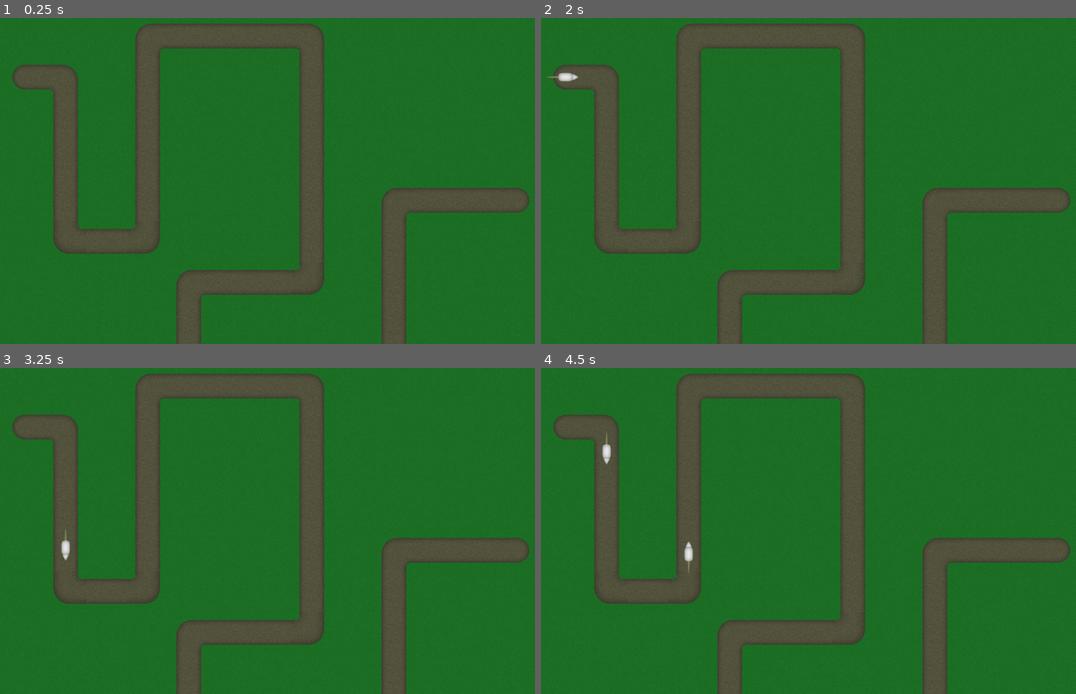
Above: before the commit, frames 1-4 (two rows, left to right).
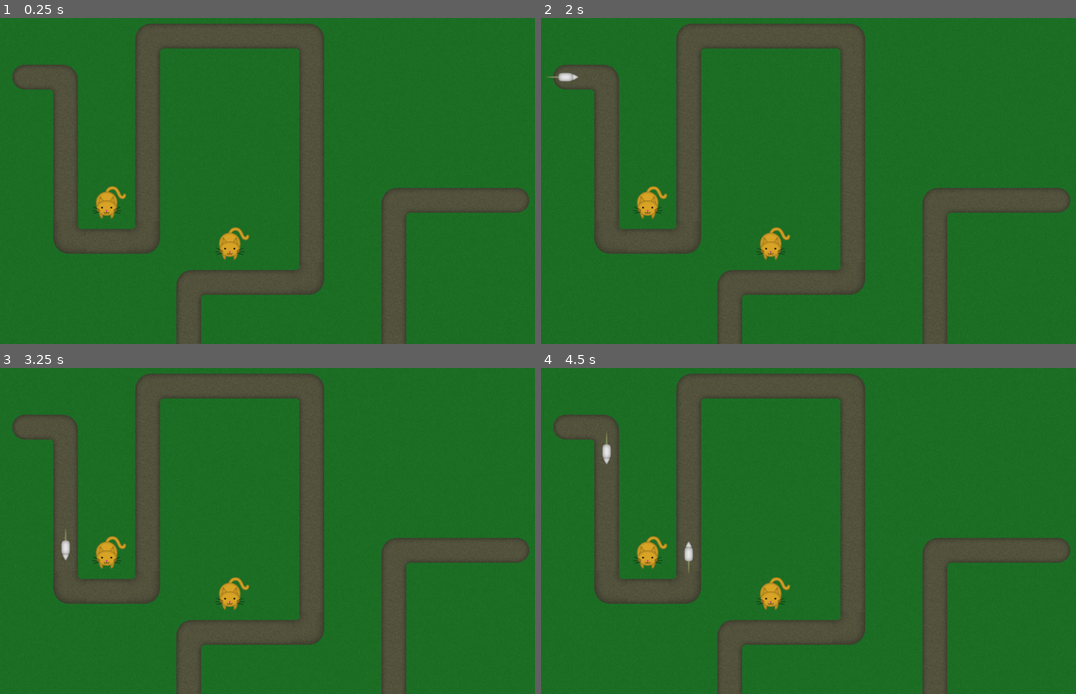
Above: after the commit, the same moments.

Repository: vibrunazo/godot-cats
Game: Godot game, scene res://scenes/Map.tscn
Two runs of this game, one before a commit and one after it. Both use one fixed random seed, a clock stepped at 60 frames per second and the inputs below.
Inputs:
- Up to frame 1 (0.25 s): no input
- Up to frame 2 (2 s): tap Enter at 0.5 s; tap Space at 1.25 s
- Up to frame 3 (3.25 s): tap Enter at 2 s
- Up to frame 4 (4.5 s): no input

The runs differ from the first frame. In frame 1, 0.7% of the frame differs, in the area x 17-47%, y 51-75%; in frame 2, 0.7%; in frame 3, 0.7%; in frame 4, 0.7%.

Commit message:
add cats

Diff:
--- /dev/null
+++ b/scenes/Cat.tscn
@@ -0,0 +1,8 @@
+[gd_scene load_steps=2 format=2]
+
+[ext_resource path="res://assets/cat01.png" type="Texture" id=1]
+
+[node name="Cat" type="Node2D"]
+
+[node name="Sprite" type="Sprite" parent="."]
+texture = ExtResource( 1 )
--- a/scenes/Map.tscn
+++ b/scenes/Map.tscn
@@ -1,6 +1,7 @@
-[gd_scene load_steps=6 format=2]
+[gd_scene load_steps=7 format=2]
 
 [ext_resource path="res://assets/terrain.png" type="Texture" id=1]
+[ext_resource path="res://scenes/Cat.tscn" type="PackedScene" id=2]
 [ext_resource path="res://scenes/Map.gd" type="Script" id=3]
 
 [sub_resource type="TileSet" id=1]
@@ -78,4 +79,12 @@
 wait_time = 2.0
 autostart = true
 
+[node name="Cats" type="Node2D" parent="."]
+
+[node name="Cat2" parent="Cats" instance=ExtResource( 2 )]
+position = Vector2( 480, 360 )
+
+[node name="Cat" parent="Cats" instance=ExtResource( 2 )]
+position = Vector2( 288, 296 )
+
 [connection signal="timeout" from="SpawnTimer" to="." method="_on_SpawnTimer_timeout"]
Binary file added: assets/cat01.png
Not shown, added: assets/cat01.png.import
